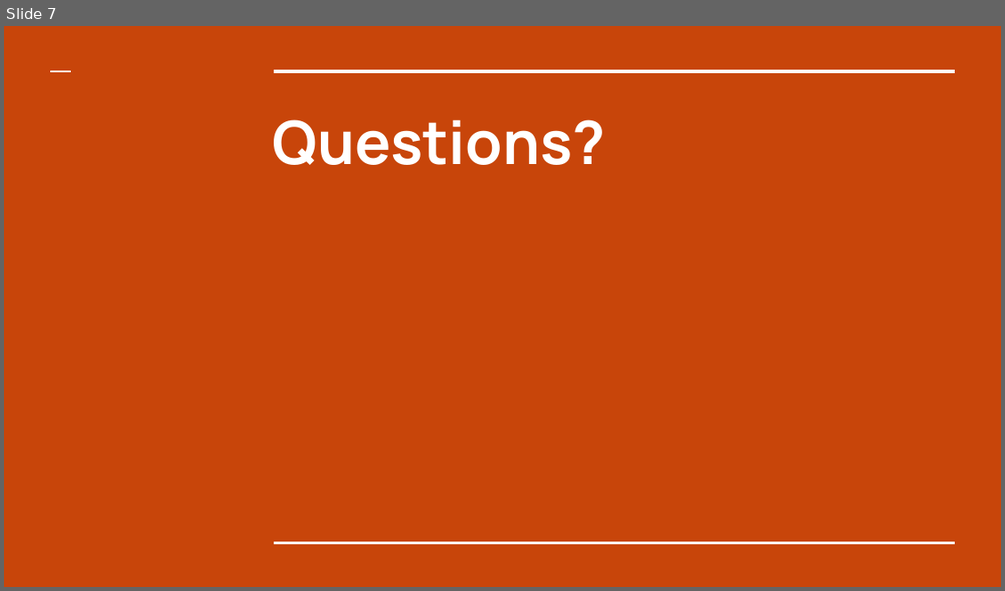
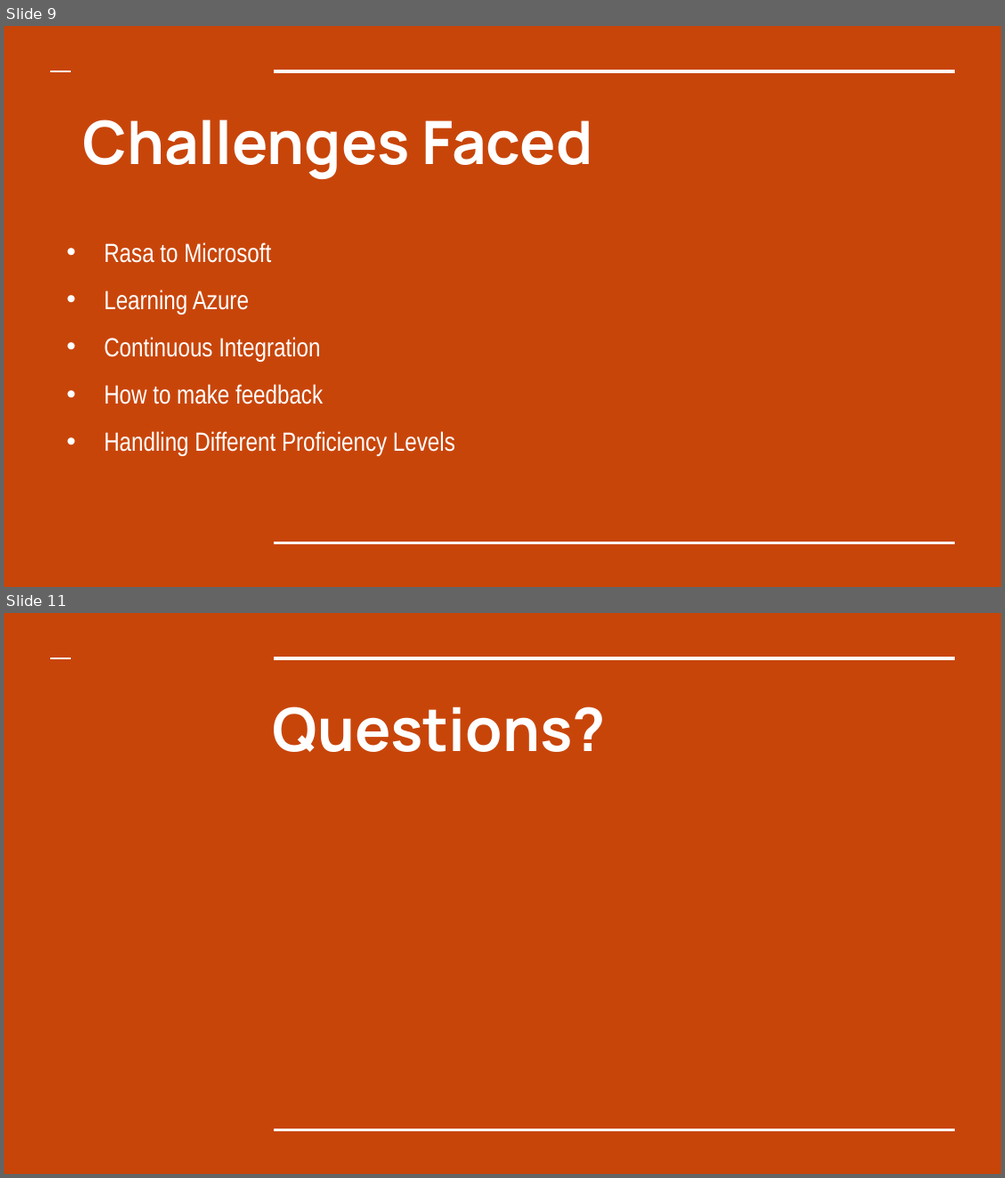
Before and after one commit to mjc136/4thYearProject, a slide deck: docs/LingoLizard.pptx. Shown one above the other, each under a label of ours: slide 7 before the commit, slides 9 and 11 after it; the slides between them are not shown. The pictures are 1005x591 and 1005x1178 pixels, drawn with LibreOffice and Linux fonts; fonts in the diff are those of the drawing. Boxes give left, top, right and bottom in pixels: in the first picture for what was removed or moved away, otherwise in the second. Text is boxed around its words. In the diff, an @@ line names an element or a change of style, - is before the commit and + after.

```diff
--- a/docs/LingoLizard.pptx
+++ b/docs/LingoLizard.pptx
@@ slide 9 added at [4,26,1001,587], background #C8450A; not listed: 3 template elements that a slide beside it also shows @@
@@ title added at [82,119,592,179], 43.2 pt, text #FFFFFF, bold @@
+Challenges Faced
@@ subtitle added at [104,242,455,456], 19 pt, text #FFFFFF @@
+• Rasa to Microsoft
+• Learning Azure
+• Continuous Integration
+• How to make feedback
+• Handling Different Proficiency Levels
@@ what was slide 7 is now slide 11 @@
```
Also in this commit, not shown: 4 slides changed, 5 other slides added, 2 slides removed, 1 other file.
